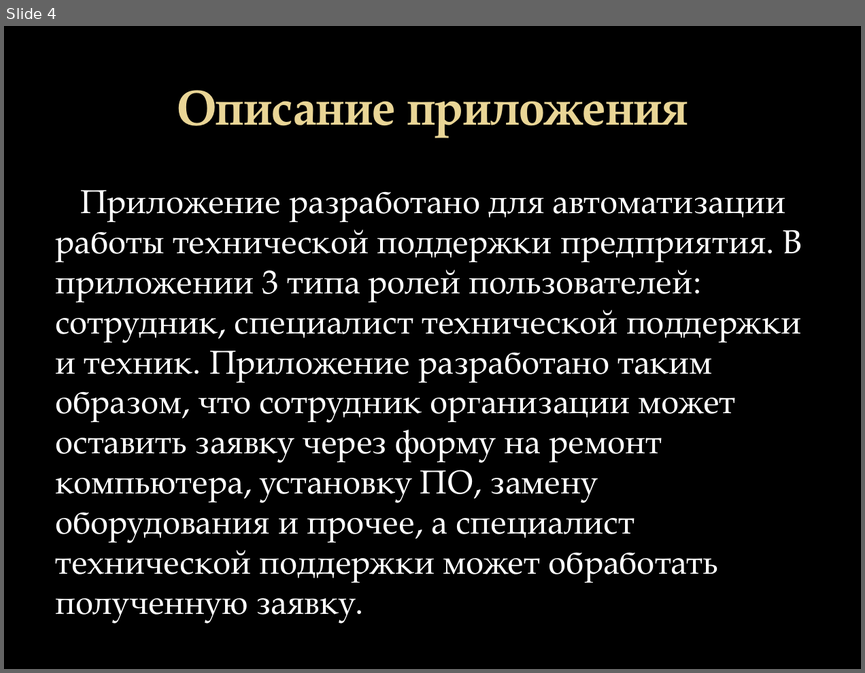
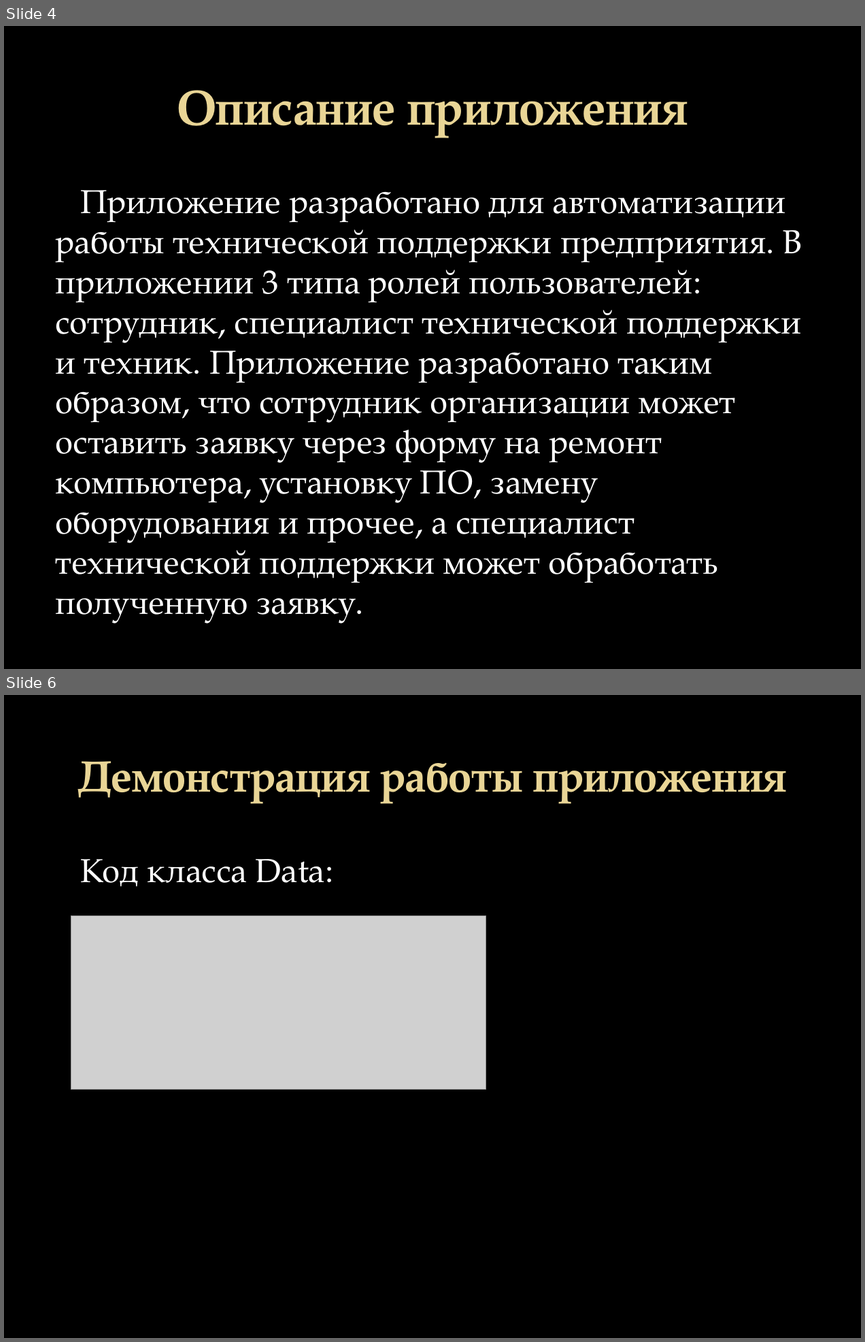
Before and after one commit to Krak12/Abilympics3.0, a slide deck: Abilympics3.0.pptx. Shown one above the other, each under a label of ours: slide 4 before the commit, slides 4 and 6 after it; the slides between them are not shown. The pictures are 865x673 and 865x1342 pixels, drawn with LibreOffice and Linux fonts; fonts in the diff are those of the drawing; grey boxes stand for pictures; background and template pictures are left out. Boxes give left, top, right and bottom in pixels: in the first picture for what was removed or moved away, otherwise in the second. Text is boxed around its words. In the diff, an @@ line names an element or a change of style, - is before the commit and + after.

```diff
--- a/Abilympics3.0.pptx
+++ b/Abilympics3.0.pptx
@@ slide 6 added at box(4, 695, 861, 1338), background picture (left out) @@
@@ title added at box(78, 761, 786, 803), 36.9 pt, text gradient #EAD696 to #E7D081, bold @@
+Демонстрация работы приложения
@@ text added at box(80, 859, 334, 887), 28 pt, text #FFFFFF @@
+Код класса Data:
@@ picture added at box(71, 916, 485, 1089) @@
```
Also in this commit, not shown: 12 other slides added, 13 slides removed, 5 other files.
